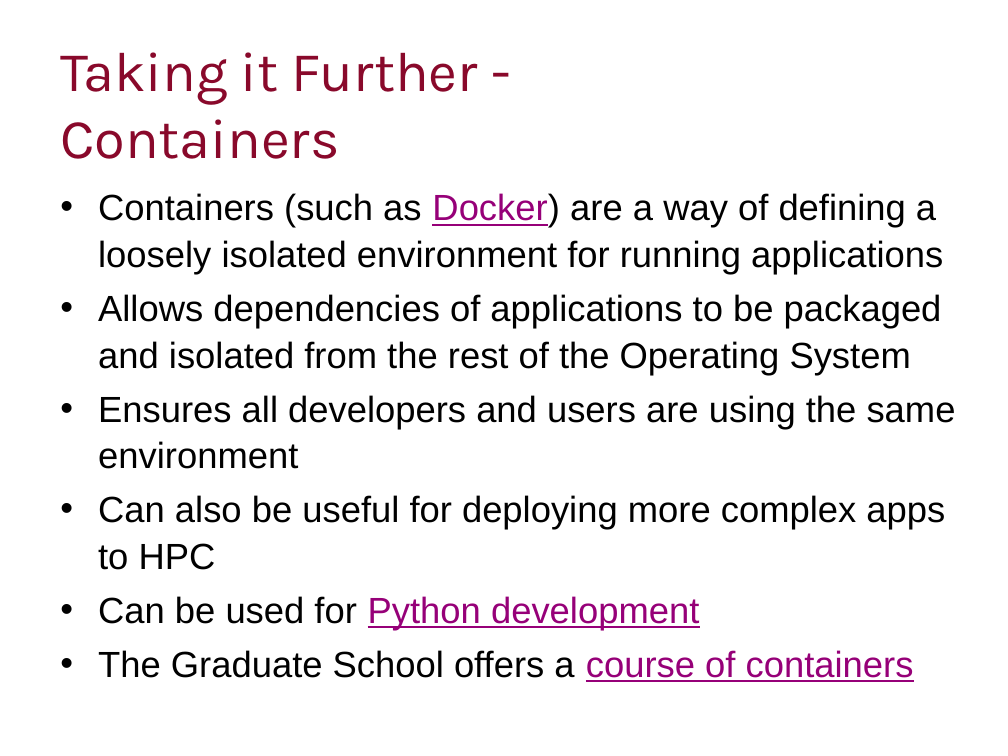
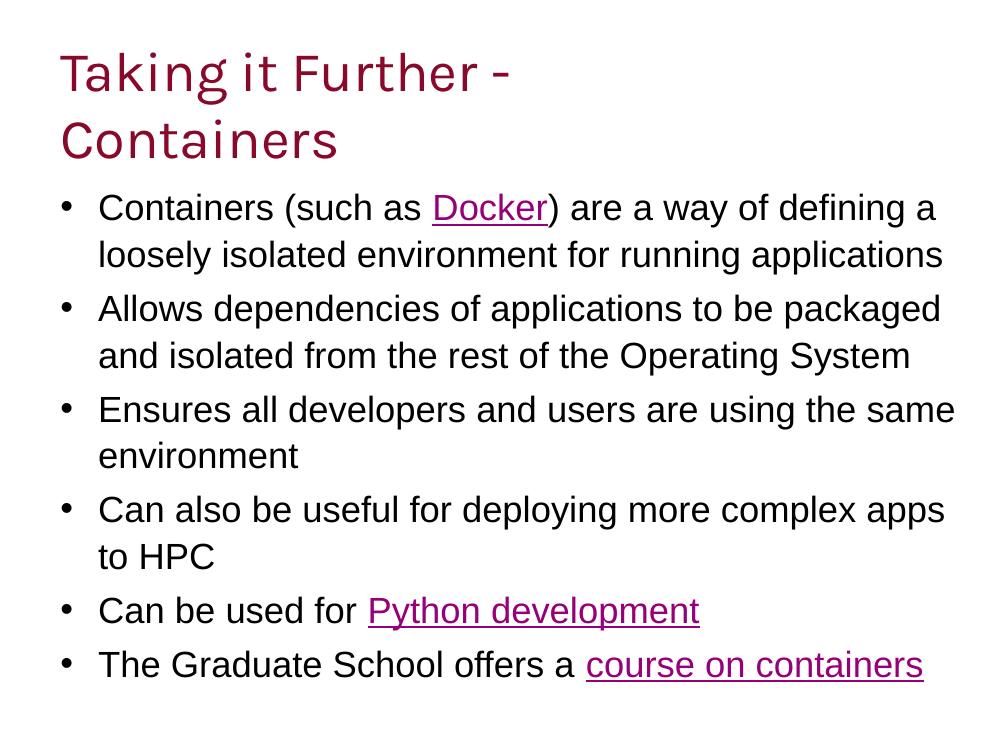
Before and after one commit to ImperialCollegeLondon/RCDS-managing-and-running-python-effectively, a slide deck: slide 37 of Managing and Running Python Effectively.pptx. Drawn at 1008x756 pixels with LibreOffice and Linux fonts; fonts in the diff are those of the drawing; background and template pictures are left out. Boxes give left, top, right and bottom in pixels: in the first picture for what was removed or moved away, otherwise in the second. Text is boxed around its words. In the diff, an @@ line names an element or a change of style, - is before the commit and + after.

```diff
--- a/Managing and Running Python Effectively.pptx
+++ b/Managing and Running Python Effectively.pptx
@@ text at (98,650,924,682): text changed @@
-• The Graduate School offers a course of containers
+• The Graduate School offers a course on containers
```
Also in this commit, not shown: 2 other files.
